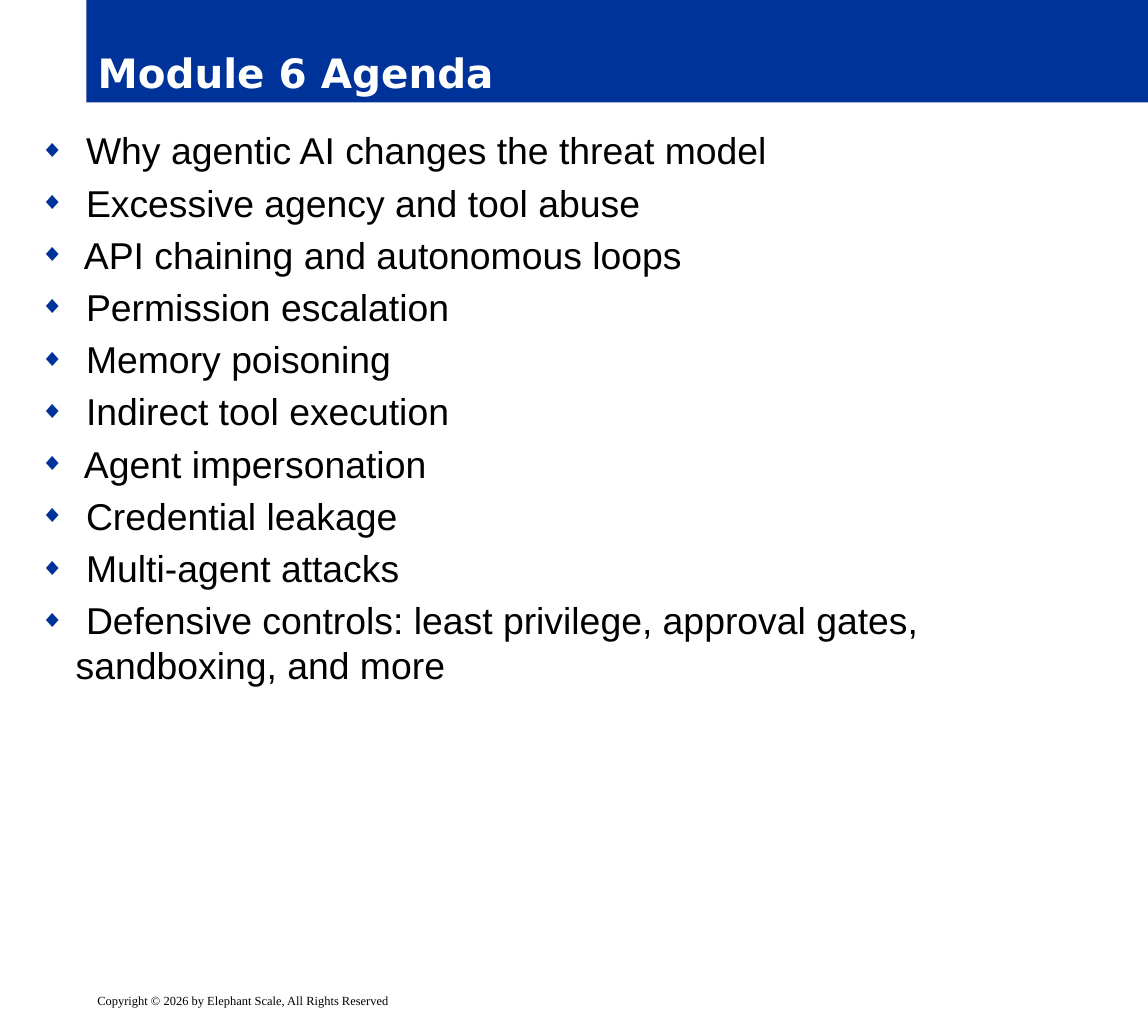
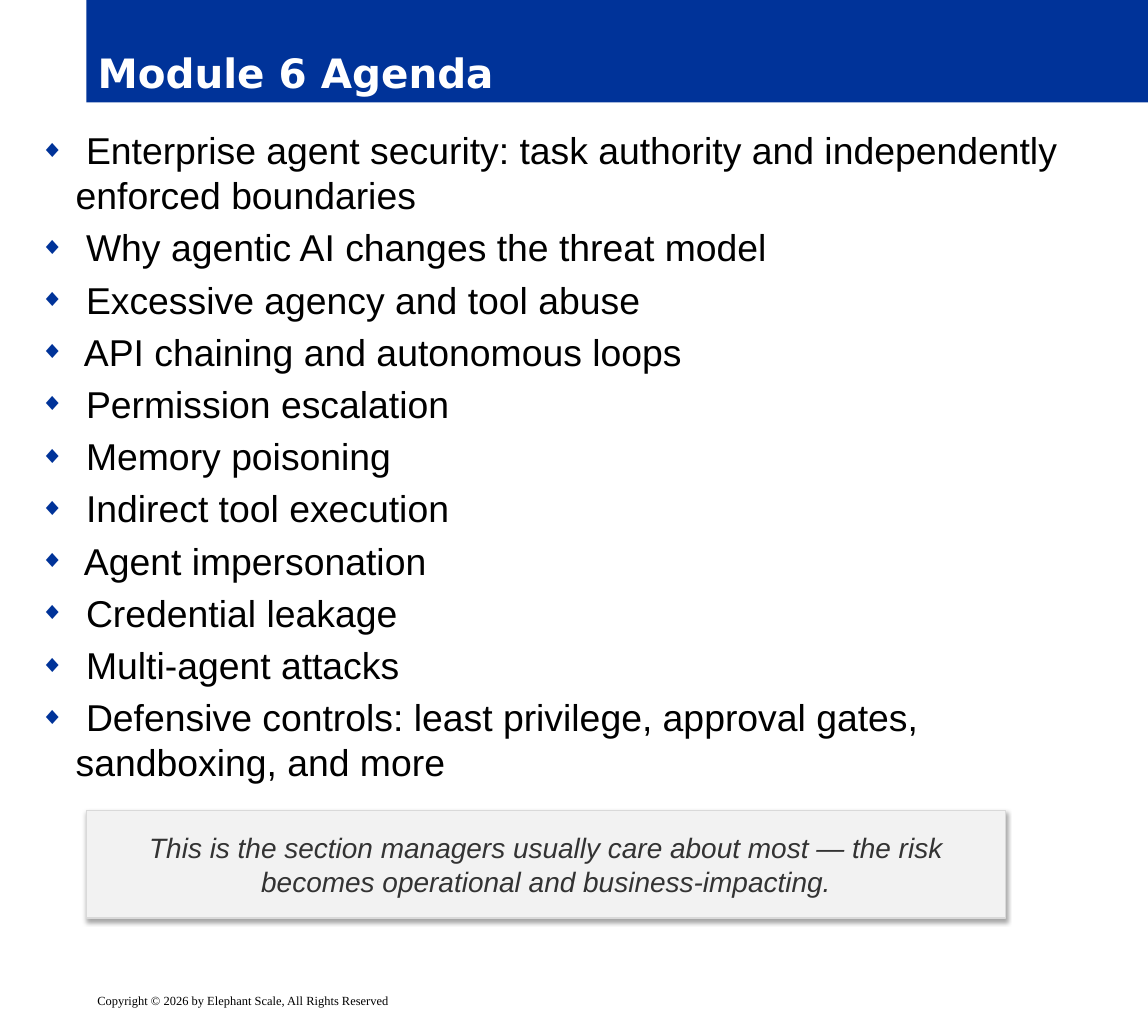
Before and after one commit to elephantscale/AI-Security-for-Security-Teams, a slide deck: slide 2 of slides/release/06__module6.pptx. Drawn at 1148x1016 pixels with LibreOffice and Linux fonts; fonts in the diff are those of the drawing; background and template pictures are left out. Boxes give left, top, right and bottom in pixels: in the first picture for what was removed or moved away, otherwise in the second. Text is boxed around its words. In the diff, an @@ line names an element or a change of style, - is before the commit and + after.

```diff
--- a/slides/release/06__module6.pptx
+++ b/slides/release/06__module6.pptx
@@ text at [76,137,1056,210]: paragraph added @@
+◆ Enterprise agent security: task authority and independently enforced boundaries
@@ rectangle added at [86,811,1006,918], fill #F2F2F2, outline #D9D9D9 0.75 pt, 18 pt, text #333333, italic @@
+This is the section managers usually care about most — the risk becomes operational and business-impacting.
```
Also in this commit, not shown: 3 other slides changed, 5 slides added, 42 other files.
